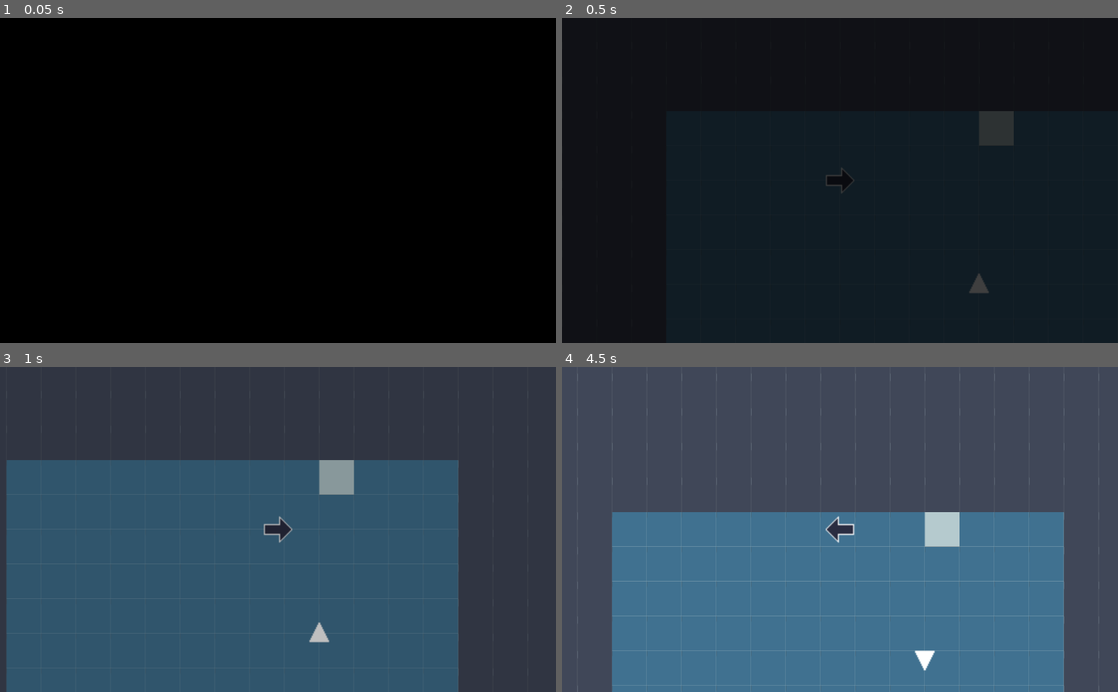
Above: before the commit, frames 1-4 (two rows, left to right).
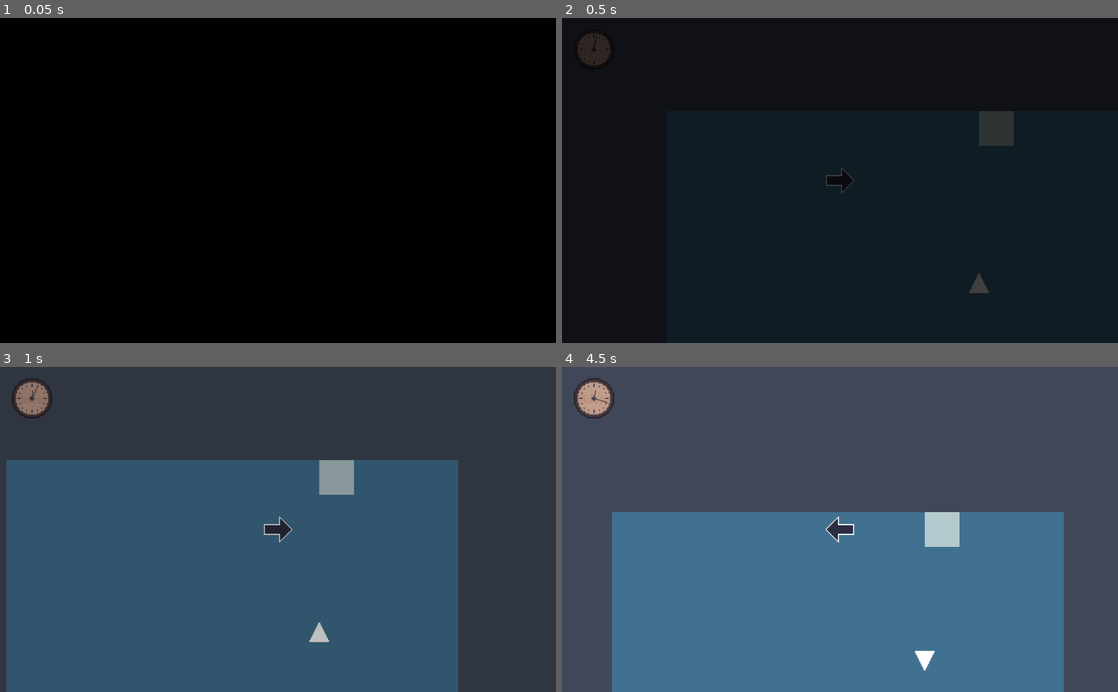
Above: after the commit, the same moments.

Repository: Willowblade/re-memory
Game: Godot game, scene res://src/game/Game.tscn
The game is run twice, just before and just after one commit, with the same random seed, the same clock (stepped at 60 frames per second) and the same inputs.
Inputs (mouse positions are in pixels of both pictures, inside the frame that each line leads up to):
- Up to frame 1 (0.05 s): no input
- Up to frame 2 (0.5 s): no input
- Up to frame 3 (1 s): tap Enter (ui_accept) at 0.5, 0.77 s; move the mouse to (400, 513) at 0.52 s; hold Right (ui_right) from 0.53 s (still down); click (400, 513) at 0.67 s
- Up to frame 4 (4.5 s): move the mouse to (728, 545) at 1.27 s; release Right (ui_right) at 1.28 s; hold Down (ui_down) 1.28-2.03 s; tap Enter (ui_accept) at 1.52, 2.75, 3.02, 3.77 s; move the mouse to (895, 458) at 2.02 s; hold Right (ui_right) 2.03-2.78 s; move the mouse to (812, 594) at 2.77 s; hold Up (ui_up) 2.78-3.53 s; click (812, 594) at 2.92 s; move the mouse to (1006, 578) at 3.52 s; hold Left (ui_left) from 3.53 s (still down); move the mouse to (673, 480) at 4.27 s

Frame 1 is identical in both runs. In frame 2, 0.4% of the frame differs, in the area x 3-9%, y 4-15%; in frame 3, 0.6%; in frame 4, 1.9%, in the area x 2-97%, y 2-100%.

Commit message:
Added clock

Diff:
--- a/project.godot
+++ b/project.godot
@@ -101,6 +101,30 @@
 UI="*res://src/ui/UI.tscn"
 GameState="*res://src/globals/GameState.tscn"
 Preferences="*res://src/globals/Preferences.tscn"
+Clock="*res://src/globals/Clock.tscn"
+
+[importer_defaults]
+
+texture={
+"compress/bptc_ldr": 0,
+"compress/hdr_mode": 0,
+"compress/lossy_quality": 0.7,
+"compress/mode": 0,
+"compress/normal_map": 0,
+"detect_3d": false,
+"flags/anisotropic": false,
+"flags/filter": false,
+"flags/mipmaps": false,
+"flags/repeat": 0,
+"flags/srgb": 2,
+"process/HDR_as_SRGB": false,
+"process/fix_alpha_border": true,
+"process/invert_color": false,
+"process/premult_alpha": false,
+"size_limit": 0,
+"stream": false,
+"svg/scale": 1.0
+}
 
 [input]
 
--- a/src/game/game.gd
+++ b/src/game/game.gd
@@ -9,6 +9,7 @@
 
 func _ready():
 	_load_level(levels.test)
+	Clock.start()
 
 func reset_contents():
 	if level != null:
--- /dev/null
+++ b/src/globals/Clock.tscn
@@ -0,0 +1,6 @@
+[gd_scene load_steps=2 format=2]
+
+[ext_resource path="res://src/globals/clock.gd" type="Script" id=1]
+
+[node name="Clock" type="Node"]
+script = ExtResource( 1 )
--- /dev/null
+++ b/src/globals/clock.gd
@@ -0,0 +1,32 @@
+extends Node
+
+
+var now: float
+
+var seconds_per_hour: float = 15
+
+func _ready():
+	set_process(false)
+
+
+func reset():
+	now = 0
+
+func start():
+	now = 0
+	set_process(true)
+
+func pause():
+	set_process(false)
+
+func stop():
+	set_process(false)
+
+func _process(delta: float):
+	now += delta
+
+func get_time():
+	return {
+		"hours": int(now / seconds_per_hour),
+		"minutes": int(60 * fmod(now, seconds_per_hour) / seconds_per_hour),
+	}
--- a/src/level/Level.tscn
+++ b/src/level/Level.tscn
@@ -1,8 +1,9 @@
-[gd_scene load_steps=4 format=2]
+[gd_scene load_steps=5 format=2]
 
 [ext_resource path="res://src/level/level.gd" type="Script" id=1]
 [ext_resource path="res://assets/graphics/tilesets/DemoTileset.tres" type="TileSet" id=2]
 [ext_resource path="res://src/level/PlayerCharacter.tscn" type="PackedScene" id=3]
+[ext_resource path="res://src/ui/Clock.tscn" type="PackedScene" id=4]
 
 [node name="Level" type="Node2D"]
 script = ExtResource( 1 )
@@ -22,6 +23,9 @@
 current = true
 zoom = Vector2( 0.5, 0.5 )
 
+[node name="Clock" parent="Objects/PlayerCharacter/Camera" instance=ExtResource( 4 )]
+position = Vector2( -226.26, -121.008 )
+
 [node name="AIs" type="Node" parent="."]
 
 [node name="Markers" type="Node2D" parent="."]
--- a/src/level/levels/TestLevelBase.tscn
+++ b/src/level/levels/TestLevelBase.tscn
@@ -15,7 +15,7 @@
 idle_time_variation = 0.5
 double_step_chance = 0.1
 
-[node name="TestLevelBase" index="0" instance=ExtResource( 1 )]
+[node name="TestLevelBase" instance=ExtResource( 1 )]
 
 [node name="TileMap" parent="Background" index="0"]
 tile_data = PoolIntArray( -524303, 536870926, 0, -524302, 536870926, 0, -524301, 536870926, 0, -524300, 536870926, 0, - …(12257 unchanged characters)…
--- /dev/null
+++ b/src/ui/Clock.tscn
@@ -0,0 +1,18 @@
+[gd_scene load_steps=5 format=2]
+
+[ext_resource path="res://assets/graphics/ui/clock/clock_base.png" type="Texture" id=1]
+[ext_resource path="res://assets/graphics/ui/clock/clock_base_bh.png" type="Texture" id=2]
+[ext_resource path="res://assets/graphics/ui/clock/clock_base_sh.png" type="Texture" id=3]
+[ext_resource path="res://src/ui/clock.gd" type="Script" id=4]
+
+[node name="Clock" type="Node2D"]
+script = ExtResource( 4 )
+
+[node name="Base" type="Sprite" parent="."]
+texture = ExtResource( 1 )
+
+[node name="HourDial" type="Sprite" parent="."]
+texture = ExtResource( 3 )
+
+[node name="MinuteDial" type="Sprite" parent="."]
+texture = ExtResource( 2 )
--- /dev/null
+++ b/src/ui/clock.gd
@@ -0,0 +1,15 @@
+extends Node2D
+
+
+onready var hour_dial = $HourDial
+onready var minute_dial = $MinuteDial
+
+
+func _ready():
+	pass
+
+func _process(true):
+	var time = Clock.get_time()
+
+	hour_dial.rotation_degrees = time.hours * 5 * 6 - 90 + 30 * time.minutes / 60  # 12 hours per cycle
+	minute_dial.rotation_degrees = time.minutes * 6  # 60 minutes per cycle
Renamed: assets/clock/clock_base.png -> assets/graphics/ui/clock/clock_base.png
Renamed: assets/clock/clock_base_bh.png -> assets/graphics/ui/clock/clock_base_bh.png
Renamed: assets/clock/clock_base_sh.png -> assets/graphics/ui/clock/clock_base_sh.png
Binary file removed: assets/ui/splash/splash-icon-all-in.png
Binary file removed: assets/ui/splash/splash-icon-lovedrunk.png
